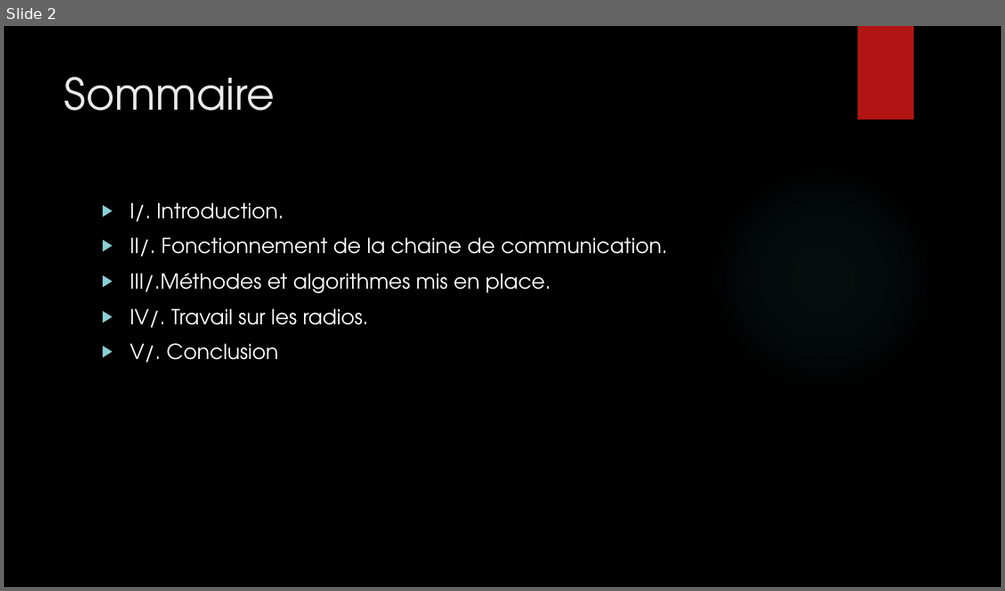
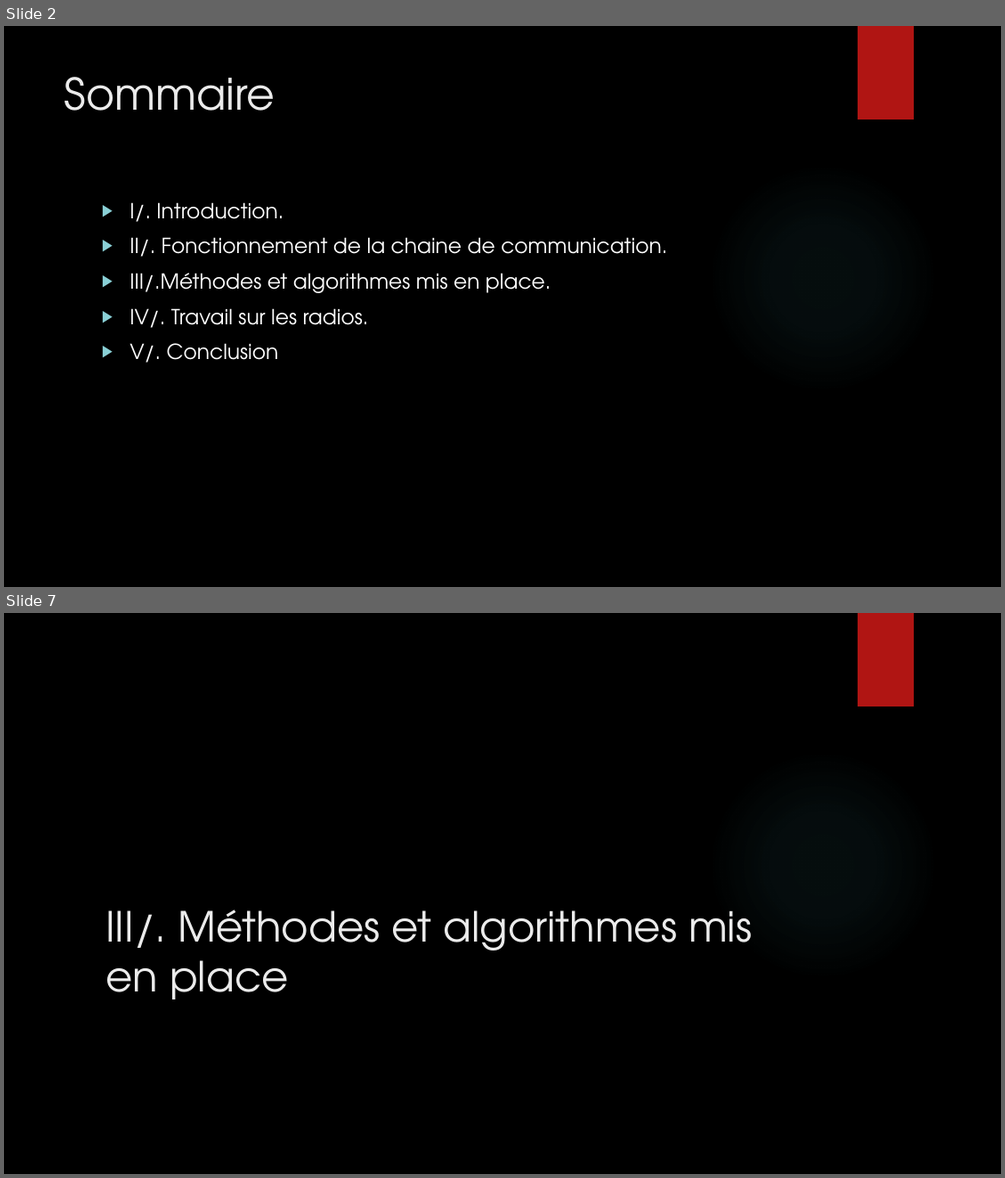
Before and after one commit to eponta/projet_th_S8, a slide deck: Présentation.pptx. Shown one above the other, each under a label of ours: slide 2 before the commit, slides 2 and 7 after it; the slides between them are not shown. The pictures are 1005x591 and 1005x1178 pixels, drawn with LibreOffice and Linux fonts; fonts in the diff are those of the drawing; background and template pictures are left out. Boxes give left, top, right and bottom in pixels: in the first picture for what was removed or moved away, otherwise in the second. Text is boxed around its words. In the diff, an @@ line names an element or a change of style, - is before the commit and + after.

```diff
--- a/Présentation.pptx
+++ b/Présentation.pptx
@@ slide 7 added at (x1=4, y1=613, x2=1001, y2=1174), background picture (left out); not listed: 2 template elements that a slide beside it also shows @@
@@ title added at (x1=105, y1=909, x2=752, y2=999), 40 pt, text #EBEBEB @@
+III/. Méthodes et algorithmes mis en place
```
Also in this commit, not shown: 20 other slides added.
